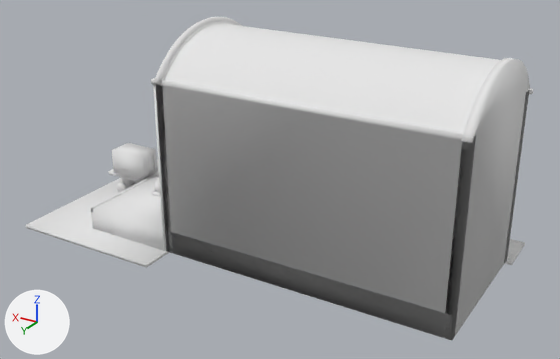
Renders of the glTF model price-of-everything-0.1/assets/supply_chain_3d/assembly_plant_lvl1_contour.glb from each side of a commit.
The view is the same before and after, from a 50 mm camera at (-0.633, 1.02, 0.622) aimed at (-0.03, 0.015, 0.119). The lights are fixed; the arrows at lower left show +X, +Y and +Z. The first picture is the older version. Vertices at exactly the same position are counted once.

In view in the first picture: 'assembly_plant_contour'.
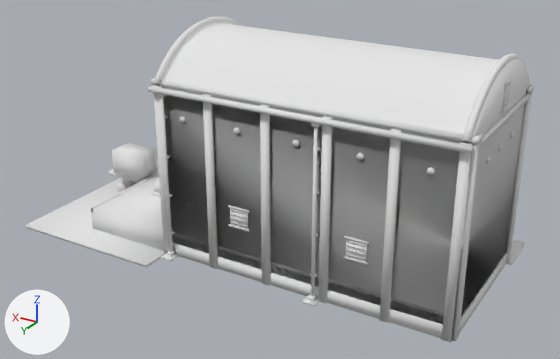
Boxes [x1, y1, x2, y2] around the edits, measured in the pictures (560 x 359 px):
'assembly_plant_contour', reshaped: before [26, 16, 533, 340]; after [26, 16, 535, 343]
part 1 of me_assembly_plant_contour, added: after [148, 86, 474, 153]
part 2 of me_assembly_plant_contour, added: after [379, 128, 402, 323]
part 3 of me_assembly_plant_contour, added: after [318, 116, 333, 303]
part 4 of me_assembly_plant_contour, added: after [260, 104, 271, 286]
part 5 of me_assembly_plant_contour, added: after [203, 94, 218, 269]
part 6 of me_assembly_plant_contour, added: after [427, 167, 435, 175]
part 7 of me_assembly_plant_contour, added: after [356, 153, 364, 160]
part 8 of me_assembly_plant_contour, added: after [292, 140, 300, 147]
part 9 of me_assembly_plant_contour, added: after [346, 239, 367, 262]
part 10 of me_assembly_plant_contour, added: after [344, 236, 369, 245]
part 11 of me_assembly_plant_contour, added: after [343, 256, 368, 265]
part 12 of me_assembly_plant_contour, added: after [230, 208, 248, 229]
part 13 of me_assembly_plant_contour, added: after [228, 205, 249, 213]
part 14 of me_assembly_plant_contour, added: after [229, 224, 250, 232]
part 15 of me_assembly_plant_contour, added: after [311, 127, 318, 296]
part 16 of me_assembly_plant_contour, added: after [153, 53, 535, 343]
part 17 of me_assembly_plant_contour, added: after [302, 294, 319, 306]

The change, as a list of edits to the scene's bpy script:
```text
Change me_assembly_plant_contour:
    used by ob_assembly_plant_contour; location = (0.0, 0.0, 0.0)
    remove me_assembly_plant_contour.from_pydata(...)  # 3684 vertices, 6616 faces; spans x -0.388..0.388, y -0.194..0.194, z 0.0..0.369
    add me_assembly_plant_contour.from_pydata(...)  # 4551 vertices, 8100 faces; spans x -0.388..0.388, y -0.194..0.194, z 0.0..0.369
    me_assembly_plant_contour part 1: a new loose piece, a box spanning x -0.3812..0.1155, y 0.1464..0.1567, z 0.283..0.2895, in mat_paint (white #e7e7e7)
    me_assembly_plant_contour part 2: a new loose piece, a box spanning x -0.2867..-0.2736, y 0.1427..0.1483, z 0.0056..0.2909, in mat_paint (white #e7e7e7)
    me_assembly_plant_contour part 3: a new loose piece, a box spanning x -0.1885..-0.1754, y 0.1427..0.1483, z 0.0056..0.2909, in mat_paint (white #e7e7e7)
    me_assembly_plant_contour part 4: a new loose piece, a box spanning x -0.0903..-0.0772, y 0.1427..0.1483, z 0.0056..0.2909, in mat_paint (white #e7e7e7)
    me_assembly_plant_contour part 5: a new loose piece, a box spanning x 0.008..0.021, y 0.1427..0.1483, z 0.0056..0.2909, in mat_paint (white #e7e7e7)
    me_assembly_plant_contour part 6: a new loose piece, a 12-sided cylinder along y spanning x -0.3344..-0.3241, y 0.1427..0.145, z 0.239..0.2493, in mat_paint (white #e7e7e7)
    me_assembly_plant_contour part 7: a new loose piece, a 12-sided cylinder along y spanning x -0.2362..-0.2259, y 0.1427..0.145, z 0.239..0.2493, in mat_paint (white #e7e7e7)
    me_assembly_plant_contour part 8: a new loose piece, a 12-sided cylinder along y spanning x -0.138..-0.1277, y 0.1427..0.145, z 0.239..0.2493, in mat_paint (white #e7e7e7)
    me_assembly_plant_contour part 9: a new loose piece, a box spanning x -0.247..-0.2152, y 0.1428..0.144, z 0.0898..0.1179, in mat_paint (white #e7e7e7)
    me_assembly_plant_contour part 10: a new loose piece, a box spanning x -0.2498..-0.2123, y 0.143..0.1449, z 0.1179..0.1216, in mat_paint (white #e7e7e7)
    me_assembly_plant_contour part 11: a new loose piece, a box spanning x -0.2498..-0.2123, y 0.143..0.1449, z 0.0861..0.0898, in mat_paint (white #e7e7e7)
    me_assembly_plant_contour part 12: a new loose piece, a box spanning x -0.0505..-0.0187, y 0.1428..0.144, z 0.0898..0.1179, in mat_paint (white #e7e7e7)
    me_assembly_plant_contour part 13: a new loose piece, a box spanning x -0.0533..-0.0159, y 0.143..0.1449, z 0.1179..0.1216, in mat_paint (white #e7e7e7)
    me_assembly_plant_contour part 14: a new loose piece, a box spanning x -0.0533..-0.0159, y 0.143..0.1449, z 0.0861..0.0898, in mat_paint (white #e7e7e7)
    me_assembly_plant_contour part 15: a new loose piece, an 8-sided cylinder along z spanning x -0.1698..-0.1642, y 0.1473..0.1529, z 0.0056..0.2844, in mat_paint (white #e7e7e7)
    me_assembly_plant_contour part 16: 491 vertices added at x -0.385..0.113, y -0.128..0.164, z 0.006..0.369
    me_assembly_plant_contour part 17: 48 vertices added at x -0.177..-0.157, y 0.143..0.164, z 0.006..0.014
    other edits to the shape of me_assembly_plant_contour do not show in these pictures
```
